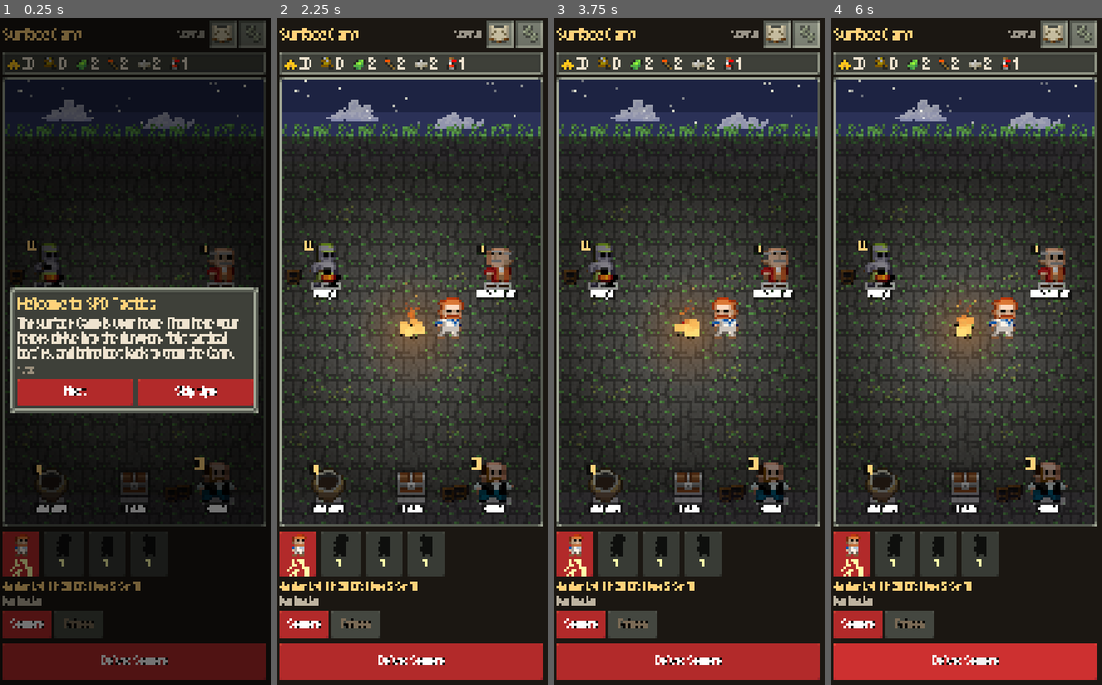
Above: before the commit, frames 1-4 (left to right).
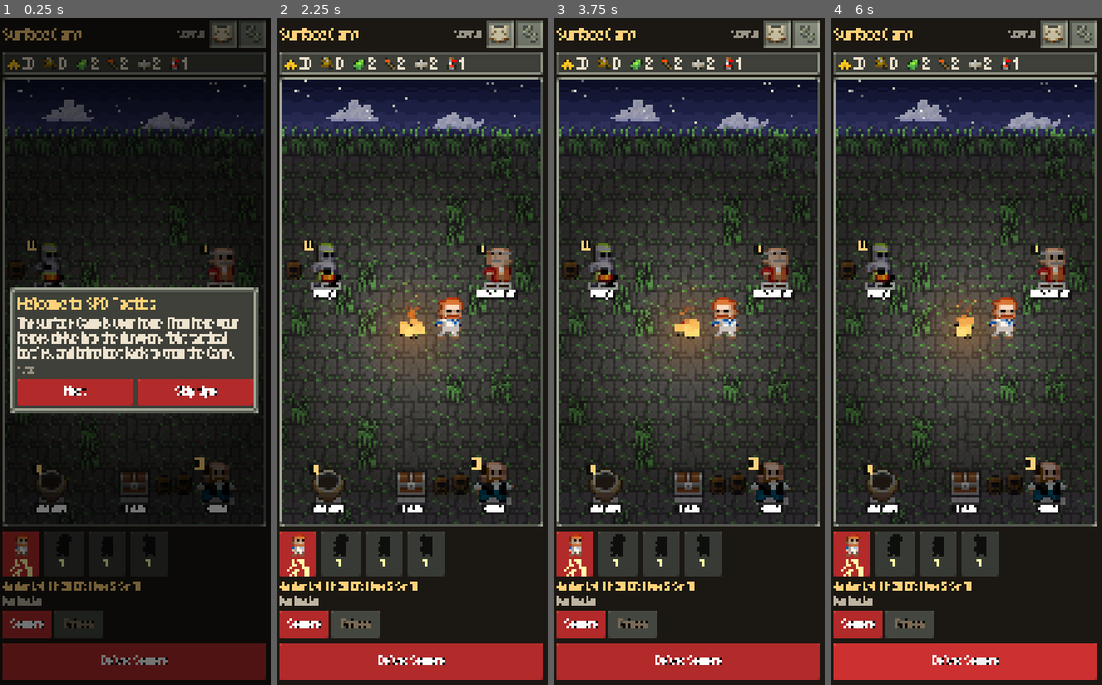
Above: after the commit, the same moments.

Repository: DaltonGoesFast/Idle-Pixel-Dungeon
Game: Godot game, scene res://scenes/main.tscn
Same seed, same stepped clock (60 frames per second), same inputs: the game is played once before the commit and once after it.
Inputs (mouse positions are in pixels of both pictures, inside the frame that each line leads up to):
- Up to frame 1 (0.25 s): no input
- Up to frame 2 (2.25 s): click "Next" at 0.5 s; click "Next" at 1.25 s; click "Skip tips" at 2 s
- Up to frame 3 (3.75 s): click (776, 38) at 2.77 s; click (808, 38) at 3.52 s
- Up to frame 4 (6 s): click "Lv1 Str 10" at 4.25 s; click "Sewers" at 5 s; click "Delve: Sewers" at 5.75 s

The runs differ from the first frame. In frame 1, 0.9% of the frame differs, in the area x 1-98%, y 15-72%; in frame 2, 5.9%, in the area x 1-98%, y 9-76%; in frame 3, 5.7%; in frame 4, 5.8%.

Commit message:
SPD raised terrain: tall grass and barrels draw base + overhang tile; dithered camp night sky

Diff:
--- a/scripts/ui/camp_scene.gd
+++ b/scripts/ui/camp_scene.gd
@@ -50,14 +50,7 @@
 func k() -> float:
 	return maxf(2.0, floorf(minf(size.x / (16.0 * 11.0), size.y / (16.0 * 6.0))))
 
-var feats: Texture2D
 var _mask_cache := {}
-
-## A terrain_features.png cell (transparent SPD props: barrels, grass tufts, tall grass).
-func _feat(r: Rect2, idx: int) -> void:
-	if feats == null: feats = load("res://assets/tiles/terrain_features.png")
-	var src := Rect2((idx % 16) * 16, (idx / 16) * 16, 16, 16)
-	draw_texture_rect_region(feats, r, src)
 
 ## A level tile with its baked floor keyed out (DECISIONS #179): SPD draws the alchemy pot and embers on a floor
 ## tile, which shows as a stone/plank square on the camp grass. Pixels whose colour belongs to the `bg` tiles are
@@ -97,6 +90,40 @@
 	_mask_cache[idx] = tx
 	return tx
 
+## SPD raised terrain (DungeonTileSheet.java): the base tile sits in its cell and its OVERHANG tile is drawn in
+## the cell above, so tall grass and barrels show their full height. [base, overhang]:
+## RAISED_HIGH_GRASS 122 / HIGH_GRASS_OVERHANG 234, RAISED_HIGH_GRASS_ALT 125 / HIGH_GRASS_OVERHANG_ALT 237,
+## RAISED_REGION_DECO 130 / REGION_DECO_OVERHANG 242, RAISED_REGION_DECO_ALT 131 / REGION_DECO_ALT_OVERHANG 243
+## (the sewers' region deco is the barrel). The base's baked floor is keyed out so the camp grass shows through.
+const RAISED := [[122, 234], [125, 237], [130, 242], [131, 243]]
+func _raised(r: Rect2, kind: int, sway := 0.0) -> void:
+	var pr: Array = RAISED[kind]
+	_tile(r, pr[0], _masked(pr[0], [0, 1, 4, 10], true))
+	_tile(Rect2(r.position + Vector2(sway, -r.size.y), r.size), pr[1])
+
+## Night sky (DECISIONS #179): deep navy at the top to blue-purple at the horizon in 6 flat bands, each
+## boundary dithered with a 4x4 Bayer pattern, rendered once per size at 1 texel per screen pixel-unit.
+var _sky: ImageTexture
+var _sky_key := Vector2.ZERO
+const SKY_BANDS := ["0c0f26", "131733", "1b1f42", "25284f", "2f305c", "3c3a6b"]
+func _sky_tex(kk: float, sky_h: float) -> ImageTexture:
+	var w := int(ceil(size.x / kk)); var h := maxi(1, int(ceil(sky_h / kk)))
+	if _sky != null and _sky_key == Vector2(w, h): return _sky
+	var img := Image.create(w, h, false, Image.FORMAT_RGBA8)
+	var bayer := [0, 8, 2, 10, 12, 4, 14, 6, 3, 11, 1, 9, 15, 7, 13, 5]
+	var n := SKY_BANDS.size()
+	for y in h:
+		var f := float(y) / float(h) * float(n - 1)     # 0..n-1 down the sky
+		var b := int(f); var frac := f - b
+		var c0 := Color(SKY_BANDS[b]); var c1 := Color(SKY_BANDS[mini(b + 1, n - 1)])
+		for x in w:
+			# only the lower third of each band dithers into the next: wide flat bands, crisp pixel steps
+			var tval := (float(bayer[(y % 4) * 4 + (x % 4)]) + 0.5) / 16.0
+			var mix := clampf((frac - 0.62) / 0.38, 0.0, 1.0)
+			img.set_pixel(x, y, c1 if mix > tval else c0)
+	_sky = ImageTexture.create_from_image(img); _sky_key = Vector2(w, h)
+	return _sky
+
 func _tile(r: Rect2, idx: int, tx: Texture2D = null) -> void:
 	if tx is ImageTexture and tx.get_width() == 16:
 		draw_texture_rect_region(tx, r, Rect2(0, 0, 16, 16)); return
@@ -151,8 +178,7 @@
 	var kk := k(); var cs := 16.0 * kk
 	var sky_h := sky_height()
 	# night sky + stars + drifting SPD clouds (surface.png 88,0 / 88,20 / 88,42)
-	draw_rect(Rect2(0, 0, size.x, sky_h), Color("1d2342"))
-	draw_rect(Rect2(0, sky_h * 0.55, size.x, sky_h * 0.45), Color("2b3157"))
+	draw_texture_rect(_sky_tex(kk, sky_h), Rect2(0, 0, size.x, sky_h), false)
 	var r := RandomNumberGenerator.new(); r.seed = 7
 	for i in 40:
 		var p := Vector2(r.randf() * size.x, r.randf() * sky_h * 0.9)
@@ -175,9 +201,9 @@
 			var ctr := rc.get_center()
 			var path := absf(ctr.x - fire.x) < cs * 0.6 and ctr.y > fire.y
 			_tile(rc, (0 if h % 3 else 6) if path else (2 if h % 4 else 8))
-			# horizon: SPD's transparent tall grass (terrain_features 128/129) standing on the first ground row,
-			# its blades rising into the sky edge, so no stone backing shows (the old 122/125 tiles were opaque)
-			if y == 0: _feat(Rect2(rc.position - Vector2(0, cs * 0.5), rc.size), 128 + (h & 1))
+	# horizon: a row of SPD raised high grass (DECISIONS #179) whose tops reach up into the sky
+	for x in cols:
+		_raised(Rect2(ox + x * cs, sky_h, cs, cs), 0 if (x * 7) % 3 else 1, 0.0)
 	# scenery (DECISIONS #179): SPD grass tufts and tall grass sway around the clearing, barrels by the Guild
 	# and the Forge, all from the sewers tile sheet; kept off the path and the NPC spots
 	for y in rows:
@@ -186,10 +212,9 @@
 			var rc2 := Rect2(ox + x * cs, sky_h + y * cs, cs, cs)
 			var c2 := rc2.get_center()
 			if absf(c2.x - fire.x) < cs * 1.6 or y == 0: continue
-			if SPOTS.any(func(sp): return spot_rect(sp).grow(cs * 0.4).has_point(c2)): continue
-			if h2 % 7 == 0:
-				var sway := roundf(sin(t * 1.6 + x * 0.9 + y)) * kk
-				_feat(Rect2(rc2.position + Vector2(sway, 0), rc2.size), [132, 133, 148, 149][h2 % 4])
+			if SPOTS.any(func(sp): return spot_rect(sp).grow(cs * 0.4).merge(spot_rect(sp).grow(cs * 0.4).grow_individual(0, cs, 0, 0)).has_point(c2)): continue
+			if h2 % 9 == 0:   # tall grass clump: SPD raised high grass, top half in the cell above
+				_raised(rc2, h2 & 1, roundf(sin(t * 1.6 + x * 0.9 + y)) * kk)
 	_scenery(kk, cs, fire)
 	# campfire: SPD embers tile under a FlameParticle fire with sparks and smoke, and a flickering warm glow
 	var fr := Rect2((fire - Vector2(cs, cs) / 2.0).floor(), Vector2(cs, cs))
@@ -250,10 +275,10 @@
 		var sr := spot_rect(sp)
 		match sp[0]:
 			"Guild":
-				_feat(Rect2(Vector2(sr.position.x - cs - kk * 2, sr.end.y - cs * 0.75).floor(), Vector2(cs, cs)), 137)
-				_feat(Rect2(Vector2(sr.position.x - cs * 1.6 - kk * 2, sr.end.y - cs * 0.6).floor(), Vector2(cs, cs)), 138)
+				_raised(Rect2(Vector2(sr.position.x - cs * 1.9 - kk * 2, sr.end.y - cs * 0.9).floor(), Vector2(cs, cs)), 3)
+				_raised(Rect2(Vector2(sr.position.x - cs - kk * 2, sr.end.y - cs).floor(), Vector2(cs, cs)), 2)
 			"Forge":
-				_feat(Rect2(Vector2(sr.position.x - cs - kk * 2, sr.end.y - cs * 0.75).floor(), Vector2(cs, cs)), 137)
+				_raised(Rect2(Vector2(sr.position.x - cs - kk * 2, sr.end.y - cs).floor(), Vector2(cs, cs)), 2)
 
 ## Badge rule: a facility upgrade is affordable, or an identification is finished.
 func _has_news(page: String) -> bool:
--- a/scripts/ui/delve_scene.gd
+++ b/scripts/ui/delve_scene.gd
@@ -11,7 +11,10 @@
 ## SPD DungeonTileSheet raised doors: closed, open, locked, crystal.
 const DOOR_CLOSED := 112; const DOOR_OPEN := 113; const DOOR_LOCKED := 114; const DOOR_CRYSTAL := 115
 ## SPD DungeonTileSheet floor features (DECISIONS #179): exit stairs, tall grass (raised overlay), grass.
-const EXIT := 17; const GRASS := 2; const HIGH_GRASS := [66, 67]
+const EXIT := 17
+## SPD raised high grass: base tile in its cell, overhang in the cell above (DungeonTileSheet RAISED_HIGH_GRASS(_ALT)
+## 122/125, HIGH_GRASS_OVERHANG(_ALT) 234/237).
+const HIGH_GRASS := [122, 125]; const HIGH_GRASS_TOP := [234, 237]
 const SPRITE_K := 1.5            # characters ~1.5x the tile scale (rounded to a whole multiple: pixel-perfect)
 var host                         # DelveScreen (for `pending`, `running`)
 var scroll := 0.0                # in tiles
@@ -164,7 +167,7 @@
 				1: idx = 80 if _h(cx, 1) % 7 else 96
 				_: idx = 1 if _h(cx * 3 + row, 2) % 11 == 0 else 0
 			if row == 1 and _h(cx, 3) % 23 == 0 and not busy: idx = DOOR_CLOSED   # side rooms pass by, shut
-			if row == 3 and not busy and _grass_at(cx): idx = GRASS; grass_cells.append(rc)
+			if row == 3 and not busy and _grass_at(cx): idx = HIGH_GRASS[cx & 1]; grass_cells.append([rc, cx & 1])
 			if row == 1 and not ev.is_empty(): idx = _encounter_wall(ev, cx - stop_col, idx)
 			draw_texture_rect_region(tiles, rc, Rect2((idx % 16) * 16, (idx / 16) * 16, 16, 16))
 		# bones on the far floor row (seeded per column, kept clear of the encounter)
@@ -172,6 +175,10 @@
 			var ir := UIKit.item_rect(DB.icon_index("BONES"))
 			var isz := ir.size * k
 			draw_texture_rect_region(_t("res://assets/sprites/items.png"), Rect2((Vector2(x, y0 + 2 * cs) + (Vector2(cs, cs) - isz) / 2.0).floor(), isz), ir, Color(1, 1, 1, 0.85))
+	# high grass tops in the cell above their base, behind the characters (SPD's raised layer)
+	for g in grass_cells:
+		var gr: Rect2 = g[0]; var gi: int = HIGH_GRASS_TOP[g[1]]
+		draw_texture_rect_region(tiles, Rect2(gr.position - Vector2(0, cs), gr.size), Rect2((gi % 16) * 16, (gi / 16) * 16, 16, 16))
 	var arrive := clampf(_ev_t / 0.45, 0.0, 1.0); var ease := 1.0 - pow(1.0 - arrive, 3.0)
 	if not ev.is_empty():
 		var ex := floorf(ox + (stop_col - hero_col) * cs)
@@ -206,12 +213,6 @@
 	var hf := _frame(String(hs.sprite), "run") if moving else _frame(String(hs.sprite), "idle")
 	var hfeet := Vector2(hero_x + cs / 2.0, y0 + 3.8 * cs).floor()
 	_sprite(hs.sprite, int(hs.fw), int(hs.fh), hf, int(hs.row), hfeet, sk())
-	# tall grass is drawn over characters (SPD's raised high-grass layer), swaying a pixel in the wind
-	for gi in grass_cells.size():
-		var gr: Rect2 = grass_cells[gi]
-		var sway := roundf(sin(t * 2.0 + gr.position.x * 0.05)) * k
-		var gidx: int = HIGH_GRASS[int(gr.position.x / cs) & 1]
-		draw_texture_rect_region(tiles, Rect2(gr.position + Vector2(sway, cs * 0.5), Vector2(cs, cs * 0.5)), Rect2((gidx % 16) * 16, (gidx / 16) * 16 + 8, 16, 8))
 	# torchlight: the whole scene darkens away from the hero; a lit torch widens the pool and warms it
 	var dk := Delve.darkness(r)
 	var lit := float(r.get("torch", 0)) > 0 and not dk
Not shown, changed: docs/DECISIONS.md
